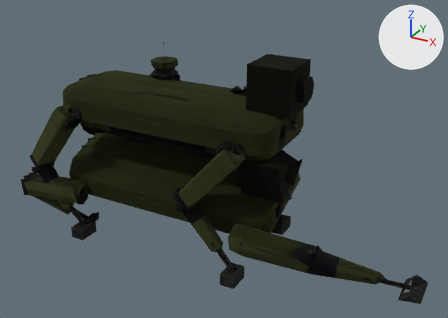
The glTF model art/meshes/ugv_recon_dog.glb as it was, and as the next commit left it.
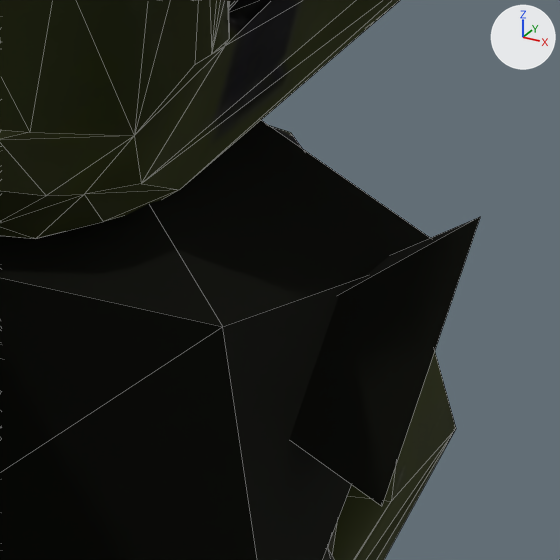
The first picture shows the older version from a 50 mm lens placed at (1.213, -1.858, 1.293), pointed at (0.189, 0.004, 0.362). The close-ups show the older and then the newer version on the part from 57% to 69% of the width and 43% to 60% of the height of that picture. Only the edits that show in the close-ups are written down. The lights are fixed; the arrows at upper right show +X, +Y and +Z. The close-ups show mesh edges as thin lines. Vertices at exactly the same position are counted once.

Objects in the first close-up: 'face', 'uniform' and 1 more.
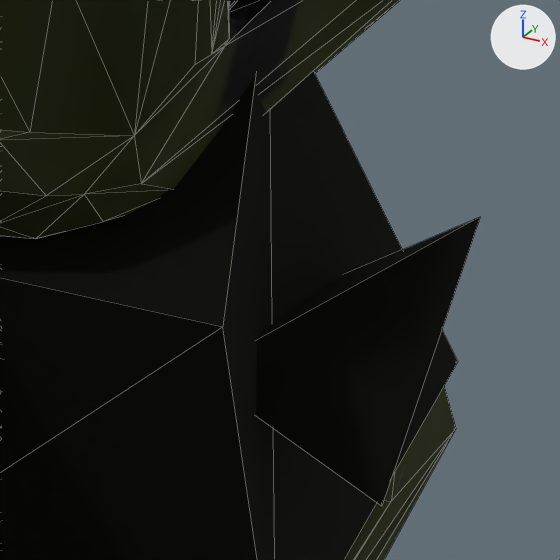
The newer file is also rescaled (x1.2) as a whole; pictures and numbers use the older file's frame.

The edits, one by one:
me_face has 43 vertices, 70 faces and spans x 0.32..0.51, y -0.161..0.08, z 0.3..0.76.
me_face is used by ob_face; location (0.0, 0.0, 0.0).
Part 1, on me_face:
Vertex 35 of me_face moves from (0.32, -0.01, 0.505) to (0.427, -0.01, 0.505).
Vertex 38 of me_face moves from (0.48, 0.026, 0.405) to (0.48, 0.044, 0.355) at pixel (458, 361).
Vertex 39 of me_face moves from (0.45, -0.007, 0.398) to (0.51, -0.02, 0.44) at pixel (480, 216).
Vertex 40 of me_face moves from (0.51, -0.02, 0.44) at pixel (480, 216) to (0.45, -0.007, 0.398).
Vertex 41 of me_face moves from (0.45, -0.111, 0.407) to (0.51, -0.095, 0.366) at pixel (381, 506).
Vertex 42 of me_face moves from (0.51, -0.095, 0.366) at pixel (381, 506) to (0.45, -0.111, 0.407).

What differs and where, as boxes [x1, y1, x2, y2] in the close-ups (560 x 560 px):
'face', reshaped
    before: [0, 120, 480, 560]
    after: [0, 71, 480, 560]
